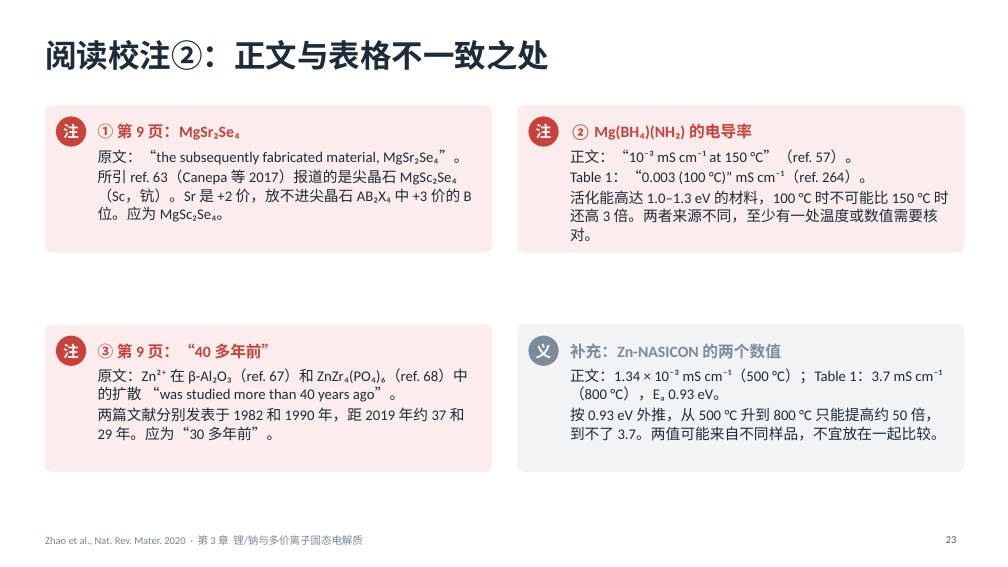
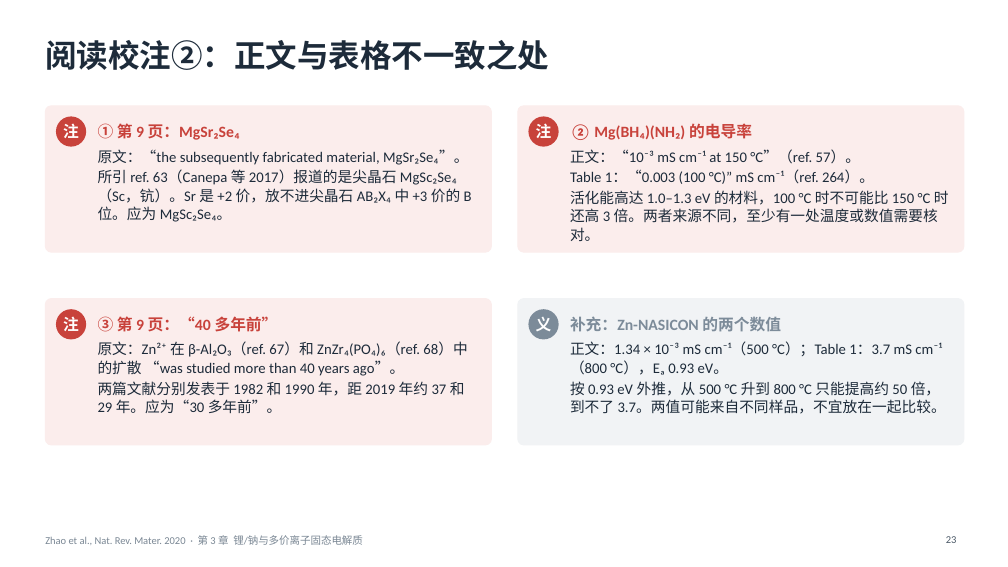
Before and after one commit to zhaoyuw44-lang/Trash, a slide deck: slide 23 of slides/decks/zhao2020/zhao2020_ch3.pptx. Drawn at 1008x567 pixels with LibreOffice and Linux fonts; fonts in the diff are those of the drawing. Boxes give left, top, right and bottom in pixels: in the first picture for what was removed or moved away, otherwise in the second. Text is boxed around its words. In the diff, an @@ line names an element or a change of style, - is before the commit and + after.

```diff
--- a/slides/decks/zhao2020/zhao2020_ch3.pptx
+++ b/slides/decks/zhao2020/zhao2020_ch3.pptx
@@ 4 texts, 2 ellipses, 2 rounded rectangles: place and size @@
-4 texts, 2 ellipses, 2 rounded rectangles at (45,325,964,472)
+4 texts, 2 ellipses, 2 rounded rectangles at (45,299,964,445)
```
Also in this commit, not shown: 7 other slides changed, 8 other files.
